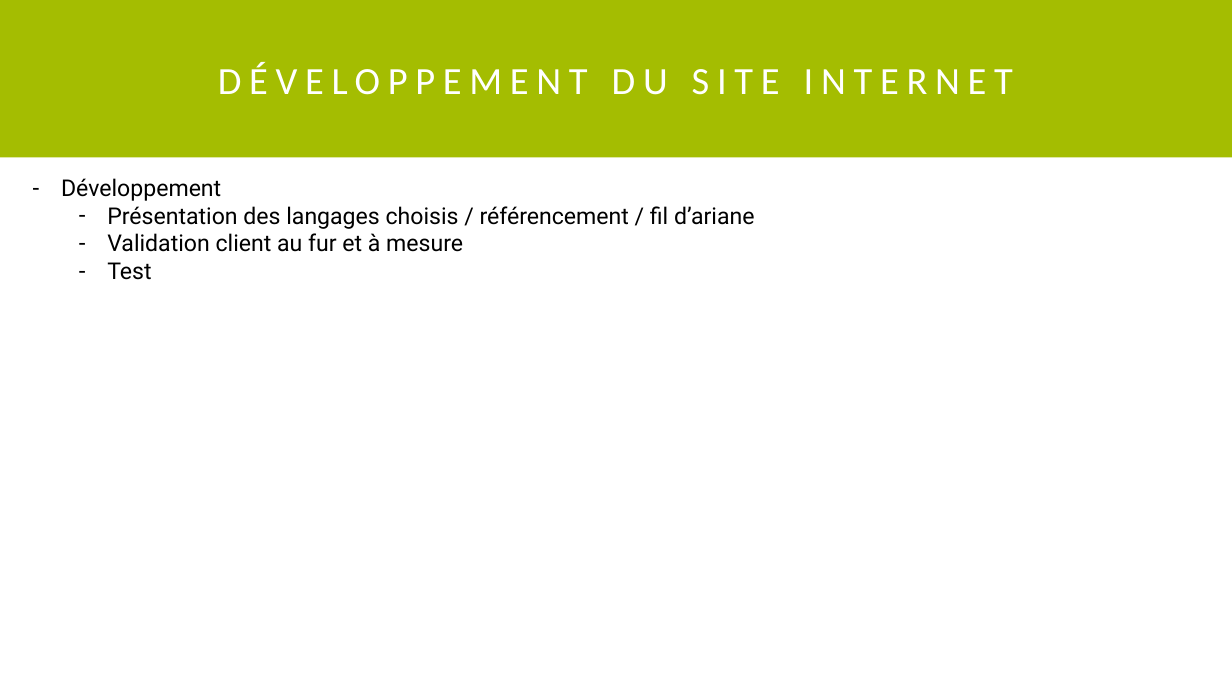
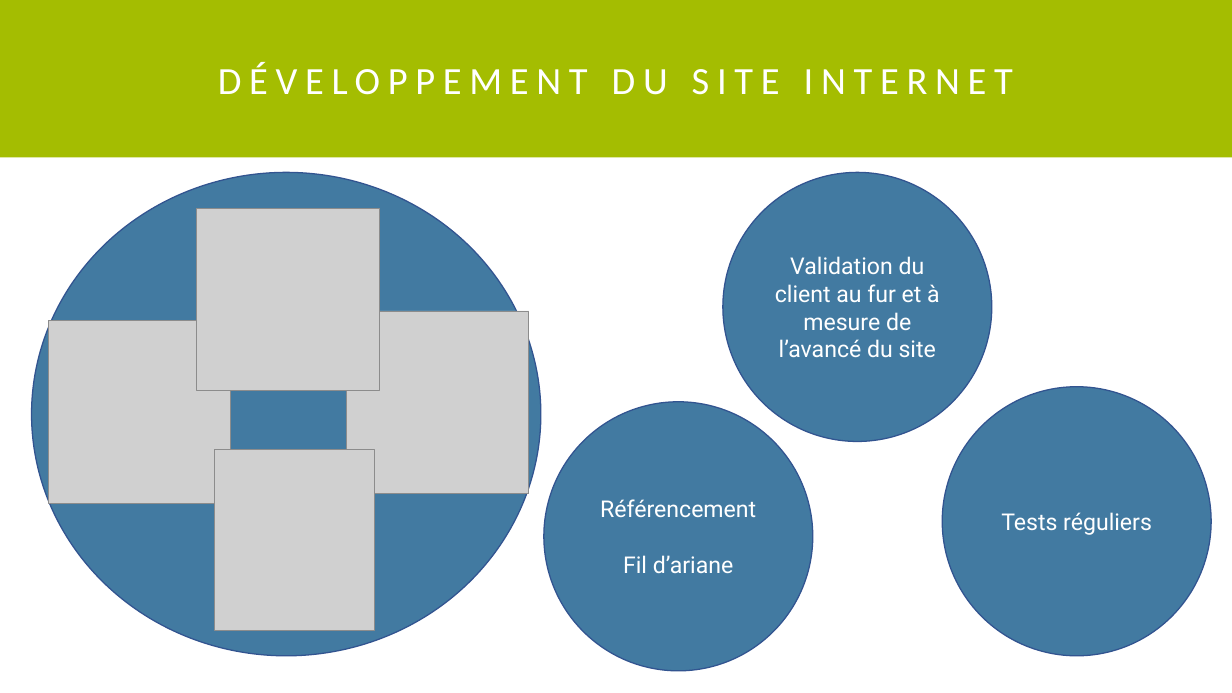
Before and after one commit to matteokeole/Sunpower, a slide deck: slide 7 of Docs techniques/Présentation.pptx. Drawn at 1232x693 pixels with LibreOffice and Linux fonts; fonts in the diff are those of the drawing; grey boxes stand for pictures. Boxes give left, top, right and bottom in pixels: in the first picture for what was removed or moved away, otherwise in the second. Text is boxed around its words. In the diff, an @@ line names an element or a change of style, - is before the commit and + after.

```diff
--- a/Docs techniques/Présentation.pptx
+++ b/Docs techniques/Présentation.pptx
@@ ellipse added at (31,173,541,656), fill #427AA1, outline #325491 1 pt @@
@@ text removed at (61,178,755,280) @@
-– Développement
-  – Présentation des langages choisis / référencement / fil d’ariane
-  – Validation client au fur et à mesure
-  – Test
@@ ellipse added at (723,173,992,442), fill #427AA1, outline #325491 1 pt, 18 pt, text #FFFFFF @@
+Validation du client au fur et à mesure de l’avancé du site
@@ picture added at (197,208,380,391) @@
@@ picture added at (48,321,231,504) @@
@@ picture added at (347,311,530,494) @@
@@ ellipse added at (943,387,1212,656), fill #427AA1, outline #325491 1 pt, 18 pt, text #FFFFFF @@
+Tests réguliers
@@ ellipse added at (544,402,813,671), fill #427AA1, outline #325491 1 pt, 18 pt, text #FFFFFF @@
+Référencement
+Fil d’ariane
@@ picture added at (214,449,374,630) @@
```
Also in this commit, not shown: 1 other slide changed, 5 other files.
